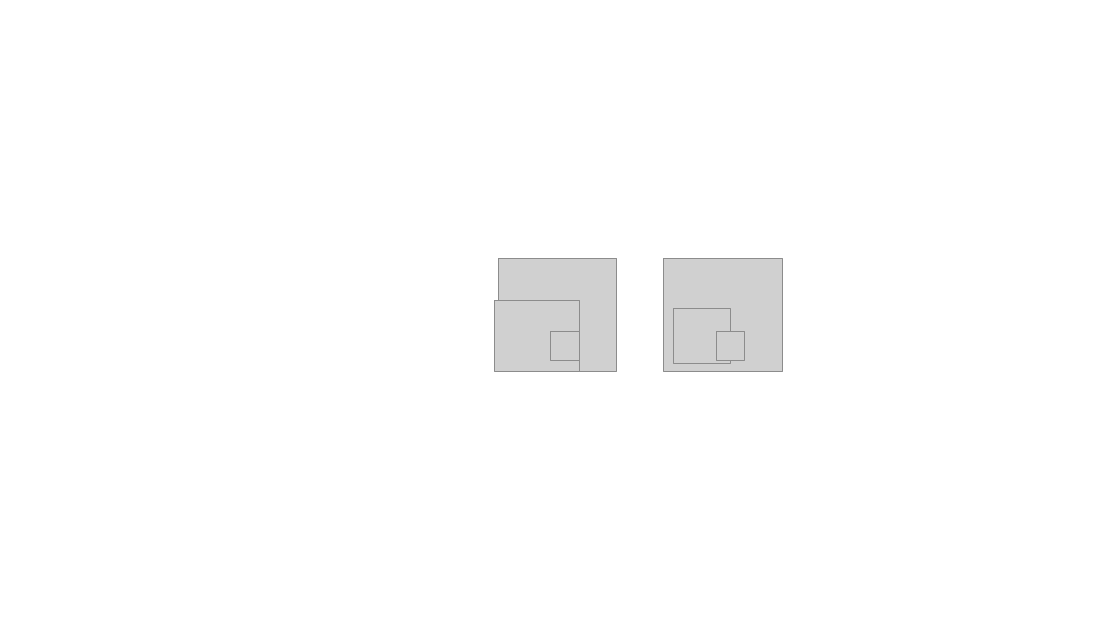
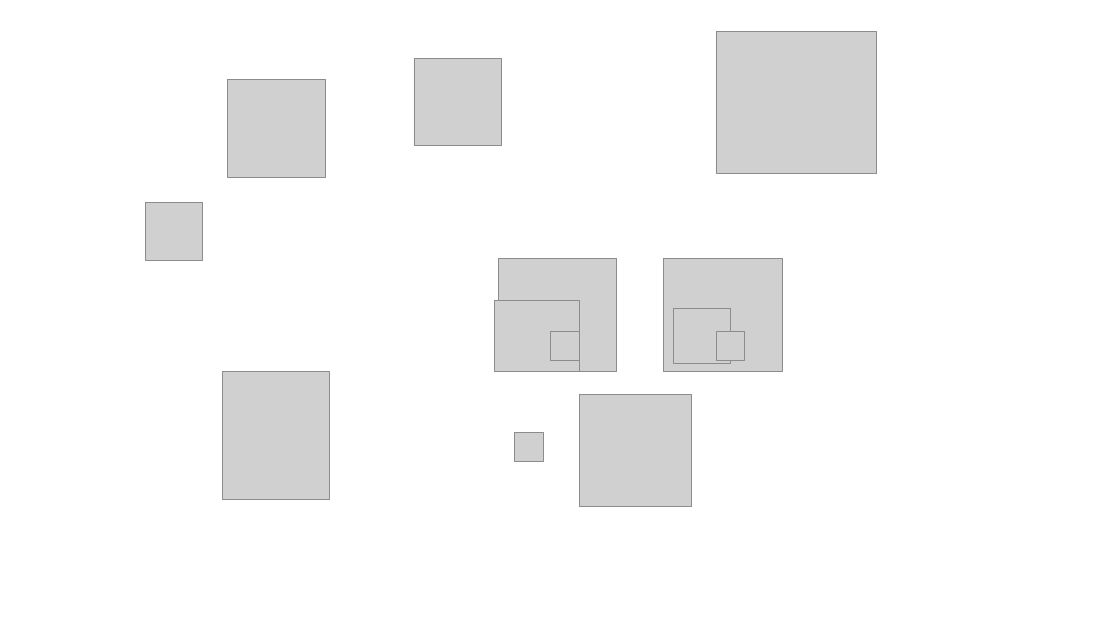
Before and after one commit to abria/TeraStitcher, a slide deck: slide 1 of images/release_logos.pptx. Drawn at 1120x630 pixels with LibreOffice and Linux fonts; fonts in the diff are those of the drawing; grey boxes stand for pictures. Boxes give left, top, right and bottom in pixels: in the first picture for what was removed or moved away, otherwise in the second. Text is boxed around its words. In the diff, an @@ line names an element or a change of style, - is before the commit and + after.

```diff
--- a/images/release_logos.pptx
+++ b/images/release_logos.pptx
@@ picture added at (414,59,502,146) @@
@@ picture added at (716,31,877,173) @@
@@ picture added at (228,80,326,178) @@
@@ picture added at (145,202,203,260) @@
@@ picture added at (223,371,329,499) @@
@@ picture added at (580,395,691,507) @@
@@ picture added at (515,433,544,461) @@
```
Also in this commit, not shown: 2 other files.
